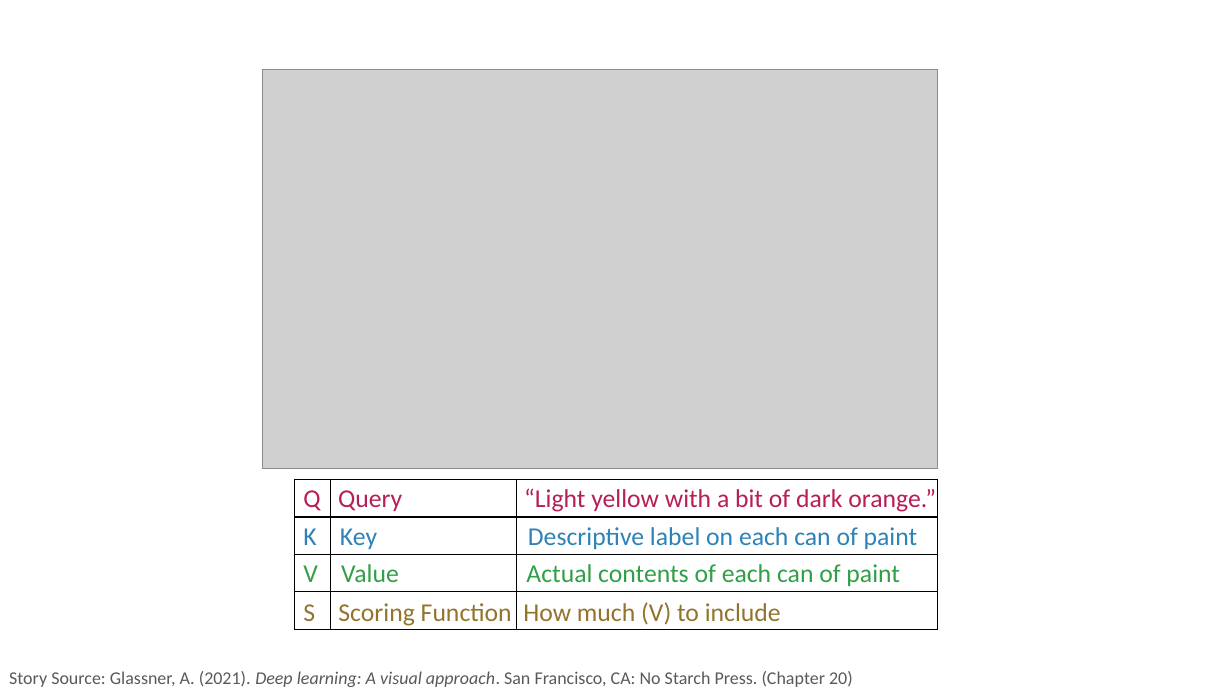
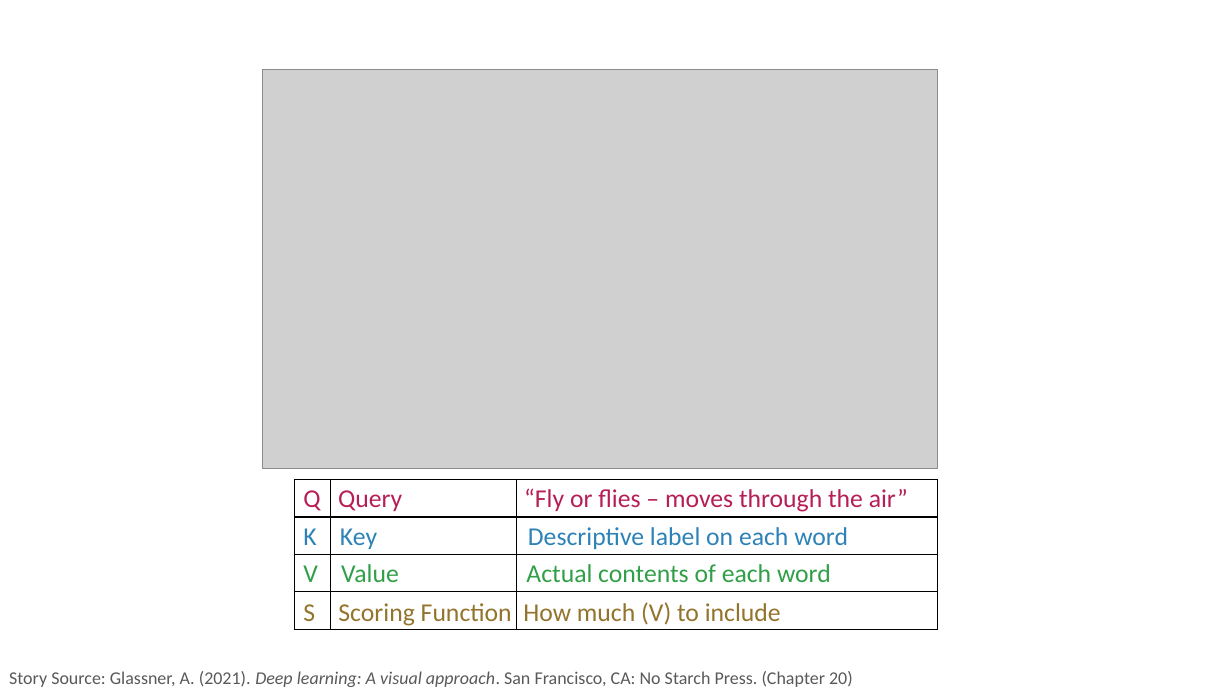
Before and after one commit to PracticumAI/transformers, a slide deck: slide 7 of presentations/02_transformers_attention.pptx (slide 8 before the commit). Drawn at 1232x693 pixels with LibreOffice and Linux fonts; fonts in the diff are those of the drawing; grey boxes stand for pictures. Boxes give left, top, right and bottom in pixels: in the first picture for what was removed or moved away, otherwise in the second. Text is boxed around its words. In the diff, an @@ line names an element or a change of style, - is before the commit and + after.

```diff
--- a/presentations/02_transformers_attention.pptx
+++ b/presentations/02_transformers_attention.pptx
@@ text at (303,488,908,512): text changed @@
-Q Query “Light yellow with a bit of dark orange.”
+Q Query “Fly or flies – moves through the air”
@@ text at (303,527,848,549): text changed @@
-K Key Descriptive label on each can of paint
+K Key Descriptive label on each word
@@ text at (303,564,831,582): text changed @@
-V Value Actual contents of each can of paint
+V Value Actual contents of each word
```
Also in this commit, not shown: 1 other slide changed, 1 other file.
